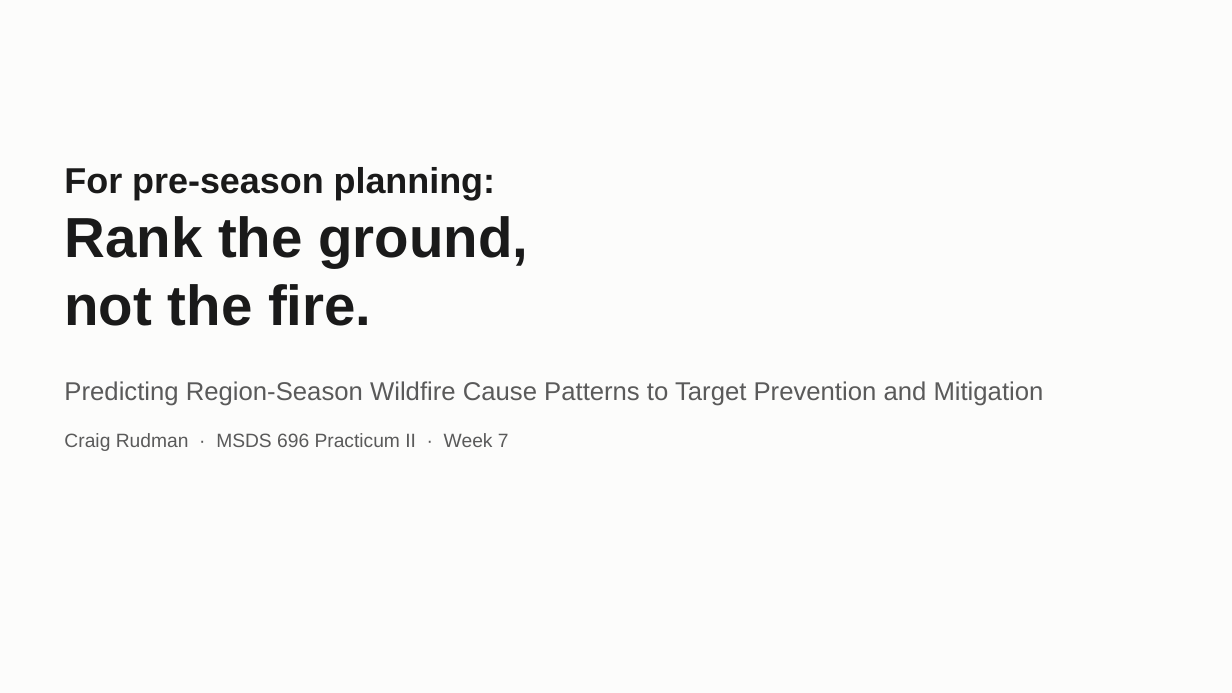
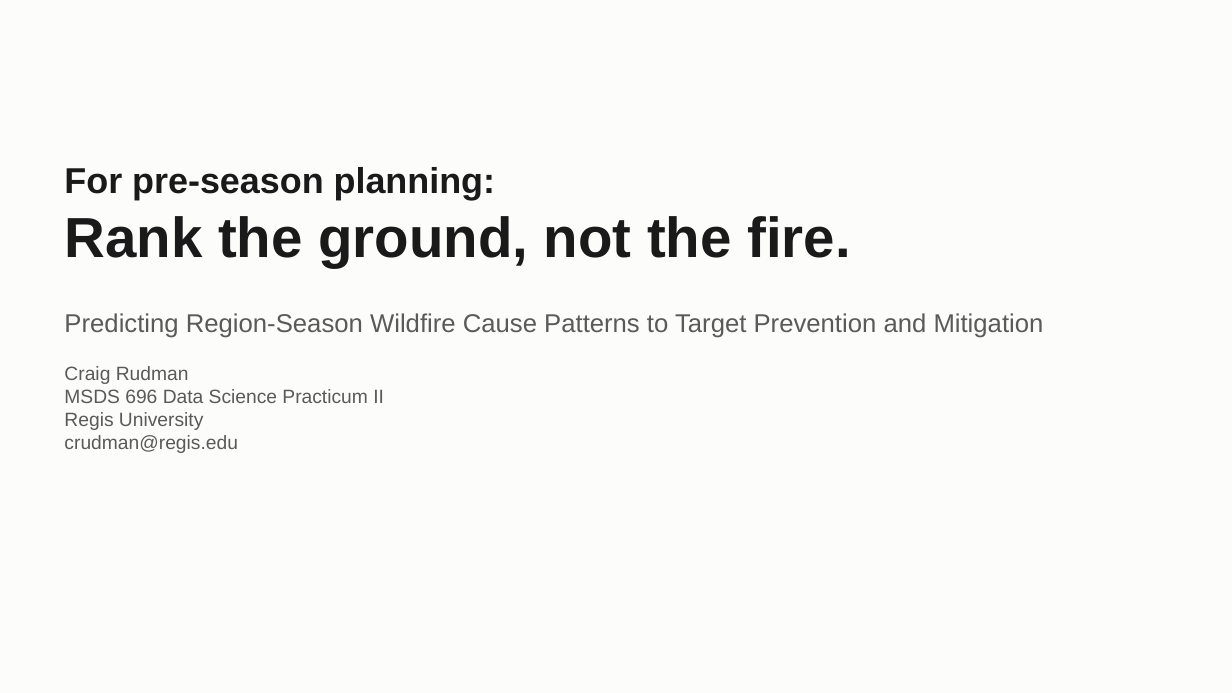
Before and after one commit to craig-rudman/MSDS696, a slide deck: slide 1 of coursework/W7/MSDS696_W7_Deck.pptx. Drawn at 1232x693 pixels with LibreOffice and Linux fonts; fonts in the diff are those of the drawing. Boxes give left, top, right and bottom in pixels: in the first picture for what was removed or moved away, otherwise in the second. Text is boxed around its words. In the diff, an @@ line names an element or a change of style, - is before the commit and + after.

```diff
--- a/coursework/W7/MSDS696_W7_Deck.pptx
+++ b/coursework/W7/MSDS696_W7_Deck.pptx
@@ text at [64, 216, 850, 267]: text changed @@
-Rank the ground,
-not the fire.
+Rank the ground, not the fire.
@@ text at [64, 366, 384, 453]: text changed @@
-Craig Rudman · MSDS 696 Practicum II · Week 7
+Craig Rudman
+MSDS 696 Data Science Practicum II
+Regis University
+crudman@regis.edu
```
Also in this commit, not shown: 1 slide added, 5 other files.
